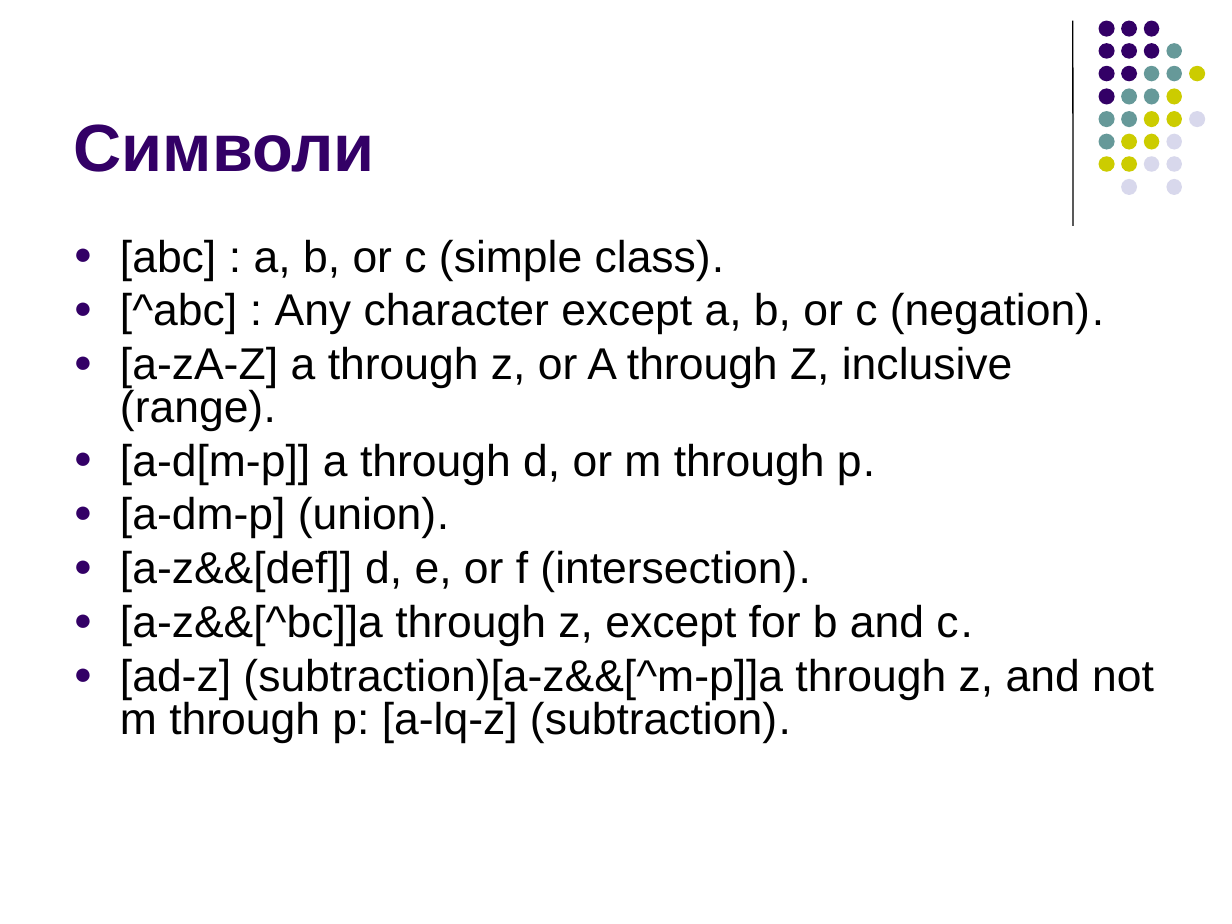
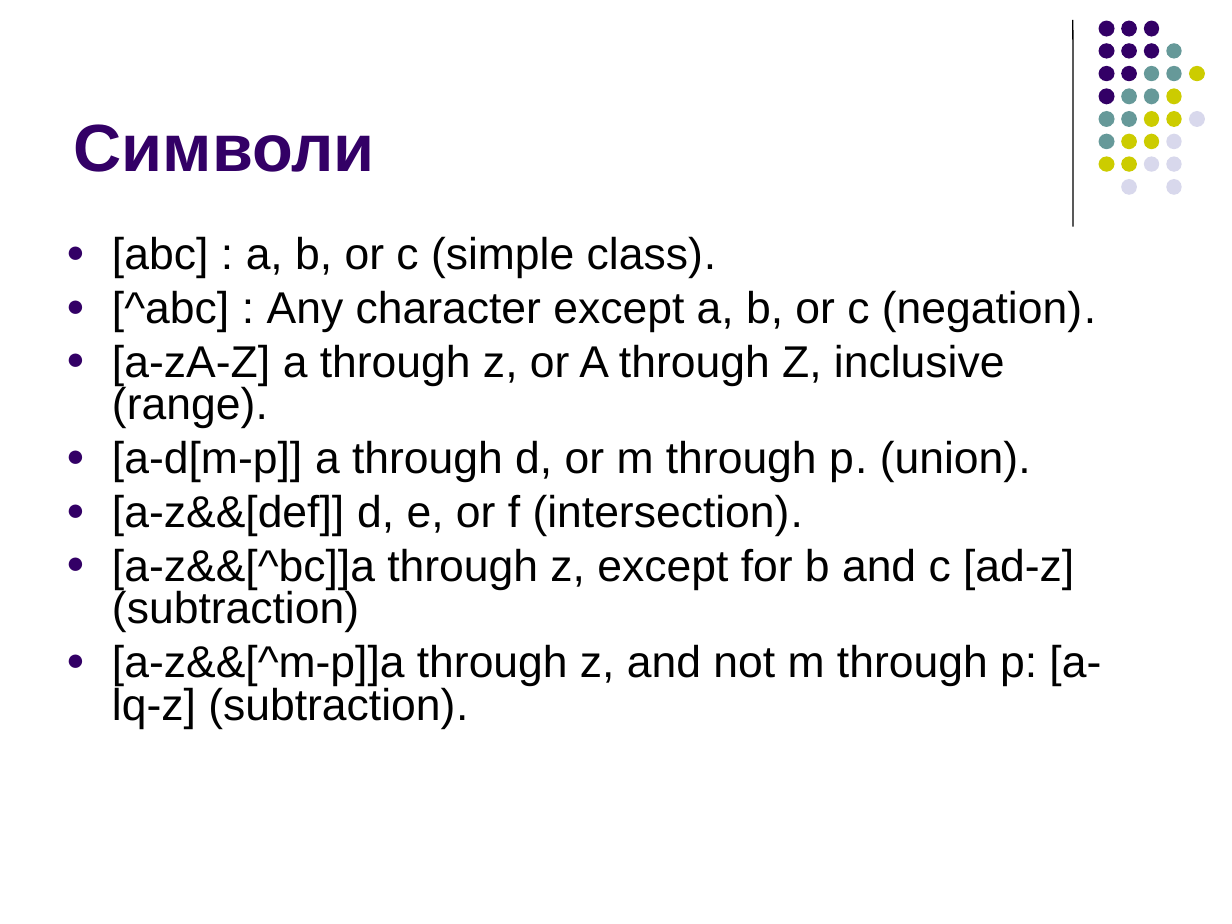
Before and after one commit to ivorusev/startup-factory-java-course, a slide deck: slide 6 of slides/10-Regexp.ppt. Drawn at 1232x924 pixels with LibreOffice and Linux fonts; fonts in the diff are those of the drawing. Boxes give left, top, right and bottom in pixels: in the first picture for what was removed or moved away, otherwise in the second. Text is boxed around its words. In the diff, an @@ line names an element or a change of style, - is before the commit and + after.

```diff
--- a/slides/10-Regexp.ppt
+++ b/slides/10-Regexp.ppt
@@ text "[abc] : a, b, or ...": place and size @@
-text "[abc] : a, b, or ..." at box(120, 239, 1154, 743)
+text "[abc] : a, b, or ..." at box(112, 236, 1101, 729)
@@ text at box(112, 236, 1096, 536): indent changed @@
@@ text at box(112, 440, 1031, 482): text changed @@
-● [a-d[m-p]] a through d, or m through p.
-● [a-dm-p] (union).
+● [a-d[m-p]] a through d, or m through p. (union).
@@ text at box(112, 548, 1101, 729): text changed @@
-● [a-z&&[^bc]]a through z, except for b and c.
-● [ad-z] (subtraction)[a-z&&[^m-p]]a through z, and not m through p: [a-lq-z] (subtraction).
+● [a-z&&[^bc]]a through z, except for b and c [ad-z] (subtraction)
+● [a-z&&[^m-p]]a through z, and not m through p: [a-lq-z] (subtraction).
```
Also in this commit, not shown: 12 other slides changed, 1 slide added, 1 slide removed, 2 other files.
